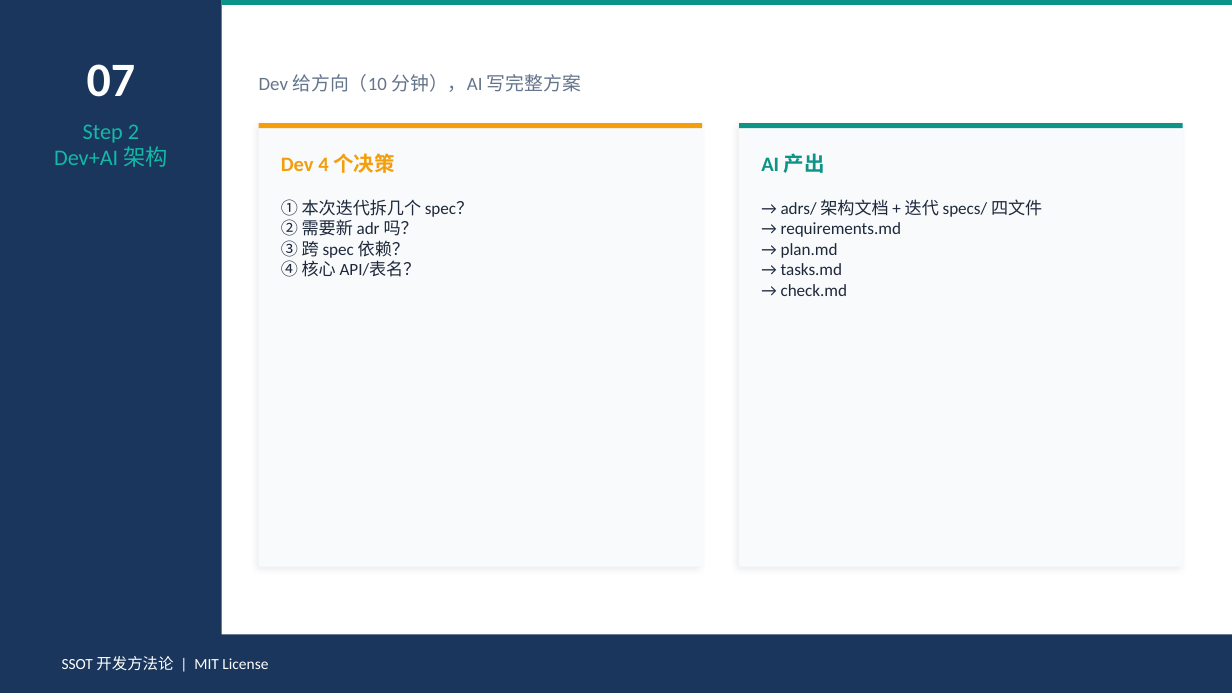
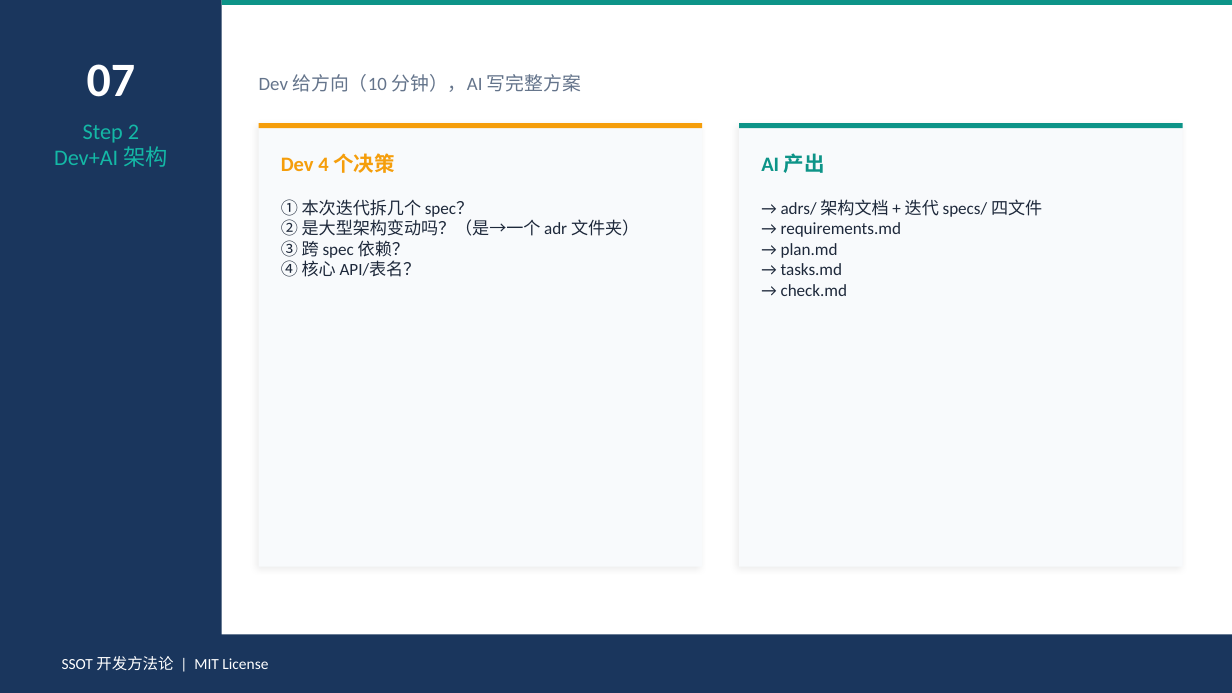
Before and after one commit to Toketec/SpecRocket, a slide deck: slide 9 of SSOT-开发方法论-培训.pptx. Drawn at 1232x693 pixels with LibreOffice and Linux fonts; fonts in the diff are those of the drawing. Boxes give left, top, right and bottom in pixels: in the first picture for what was removed or moved away, otherwise in the second. Text is boxed around its words. In the diff, an @@ line names an element or a change of style, - is before the commit and + after.

Commit message:
feat: v3.0.1 ADR 收敛 — 一次大型变动=一个adr文件夹(3份文档) / 五步流程措辞统一(PM独作含sprint docs) / migrate支持旧ADR单文件→文件夹 / PPT同步 / brainstorm命名改阶段①-⑤

```diff
--- a/SSOT-开发方法论-培训.pptx
+++ b/SSOT-开发方法论-培训.pptx
@@ text at [281,199,639,277]: text changed @@
-① 本次迭代拆几个 spec？
-② 需要新 adr 吗？
-③ 跨 spec 依赖？
-④ 核心 API/表名？
+① 本次迭代拆几个 spec？
+② 是大型架构变动吗？（是→一个 adr 文件夹）
+③ 跨 spec 依赖？
+④ 核心 API/表名？
```
Also in this commit, not shown: 3 other slides changed, 15 other files.
